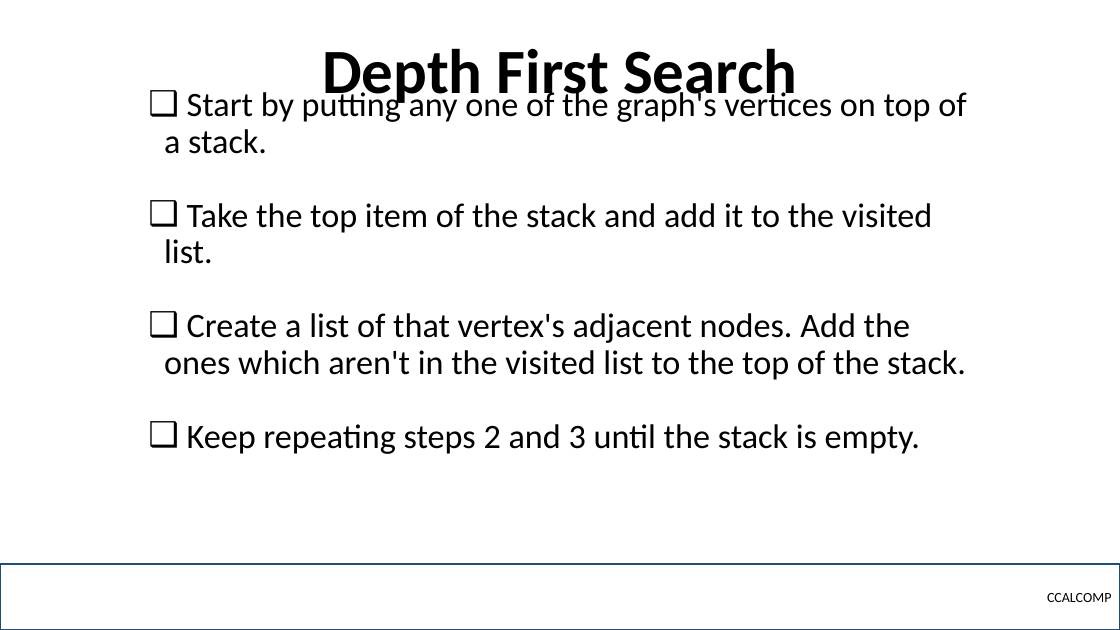
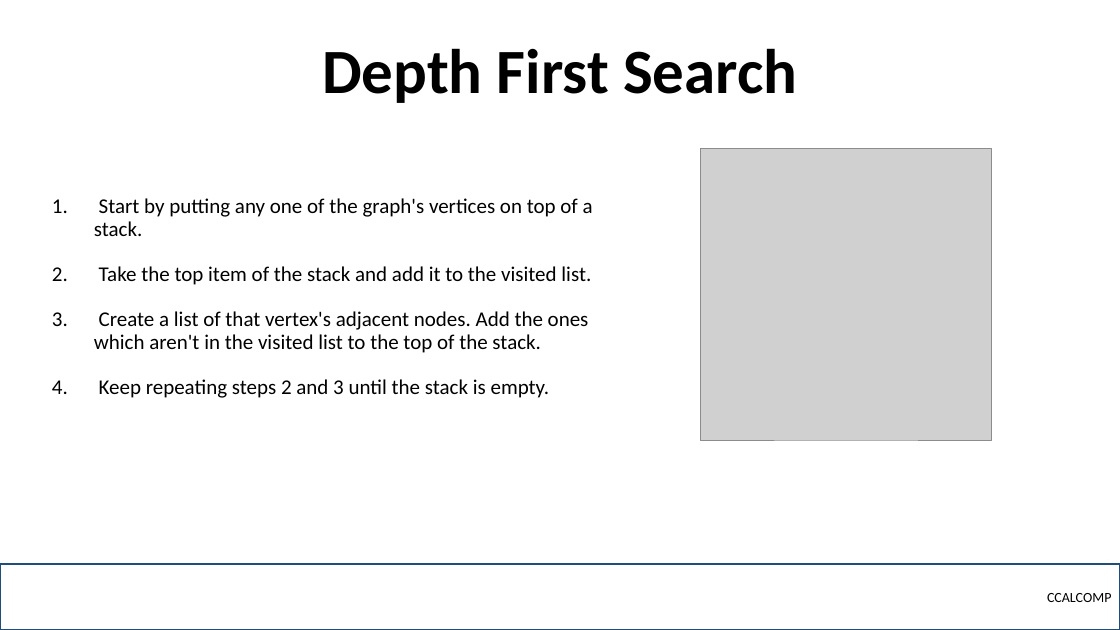
Before and after one commit to robitussin/CCALCOMP, a slide deck: slide 5 of Week 2 - Graph Theory/Graph Traversal.pptx (slide 4 before the commit). Drawn at 1120x630 pixels with LibreOffice and Linux fonts; fonts in the diff are those of the drawing; grey boxes stand for pictures; background and template pictures are left out. Boxes give left, top, right and bottom in pixels: in the first picture for what was removed or moved away, otherwise in the second. Text is boxed around its words. In the diff, an @@ line names an element or a change of style, - is before the commit and + after.

```diff
--- a/Week 2 - Graph Theory/Graph Traversal.pptx
+++ b/Week 2 - Graph Theory/Graph Traversal.pptx
@@ picture added at (701,149,992,440) @@
@@ text "Start by putting any one ...": place and size @@
-text "Start by putting any one ..." at (164,88,966,454)
+text "Start by putting any one ..." at (94,198,593,398)
@@ text "Start by putting any one ..." at (94,198,593,398): size 29.2 to 18 pt; bullet ❑ to 1. @@
```
Also in this commit, not shown: 5 other slides changed, 1 slide added, 2 other files.
